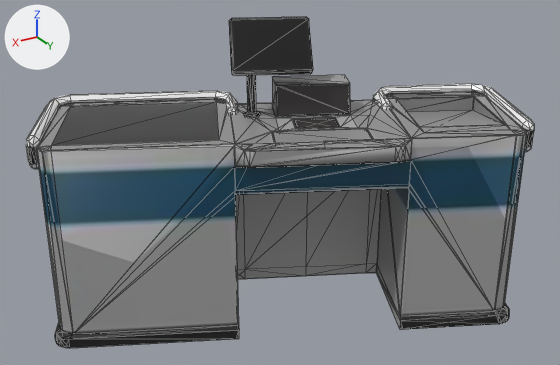
A saved change to the glTF model docs/city/models/objects/imp-cash-register.glb.
Camera for both pictures: a camera (50 mm lens) standing at (1.272, 2.102, 1.495) and looking at (0.018, 0.011, 0.449). The lights are fixed; the arrows at upper left show +X, +Y and +Z. The picture after the commit comes second. Mesh edges are drawn as thin lines on the coarser meshes. Where no turn or scale is listed for an object, it has been applied to the vertices.

Before the edit, the objects in view are built like this:
```python
me_body_skin_body_0 = bpy.data.meshes.new('body_skin_body_0')
me_body_skin_body_0.from_pydata(...)  # 367 vertices, 730 faces; spans x -0.8..0.79, y -0.56..0.53, z -0.34..0.34
me_body_skin_body_0.materials.append(mat_skin_body)  # picture img_image_1
me_body_skin_body_0_001 = bpy.data.meshes.new('body_skin_body_0.001')
me_body_skin_body_0_001.from_pydata(...)  # 127 vertices, 249 faces; spans x -0.79..0.79, y -0.55..0.53, z -0.34..0.34
me_body_skin_body_0_001.materials.append(mat_skin_body)  # picture img_image_1
me_pied_ecran_misc_tex_0 = bpy.data.meshes.new('pied_ecran_misc_tex_0')
me_pied_ecran_misc_tex_0.from_pydata(...)  # 648 vertices, 1228 faces; spans x -0.8..0.8, y -0.54..0.53, z -0.2..0.2
me_pied_ecran_misc_tex_0.materials.append(mat_misc_tex)  # picture img_image_0
ob_body_skin_body_0 = bpy.data.objects.new('body_skin_body_0', me_body_skin_body_0)
ob_body_skin_body_0.location = (0.015, 0.021, 0.34)
ob_body_skin_body_0_001 = bpy.data.objects.new('body_skin_body_0.001', me_body_skin_body_0_001)
ob_body_skin_body_0_001.location = (0.015, 0.022, 0.34)
ob_pied_ecran_misc_tex_0 = bpy.data.objects.new('pied_ecran_misc_tex_0', me_pied_ecran_misc_tex_0)
ob_pied_ecran_misc_tex_0.location = (-0.001, -0.011, 0.789)
# also in view: 'pied_ecran_misc_tex_0.001' at (-0.003, -0.018, 0.789); 'z_porte_caisse_no_norm_glass_0.001' at (-0.094, 0.079, 0.73)
```
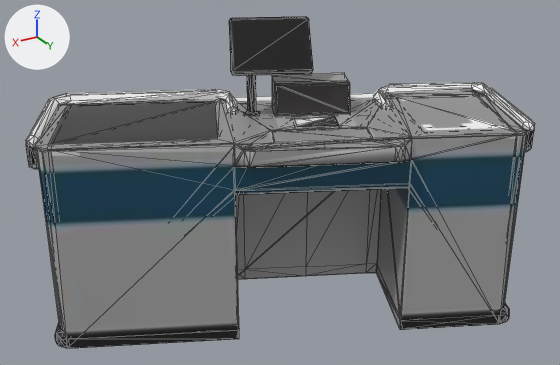
What differs and where, as boxes [x1, y1, x2, y2] in the pictures (560 x 365 px):
'body_skin_body_0.002', added
    after: [35, 90, 518, 348]
'pied_ecran_misc_tex_0.002', added
    after: [26, 53, 535, 167]
'z_porte_caisse_no_norm_glass_0.002', added
    after: [298, 82, 346, 127]
'body_skin_body_0.001', unchanged, covered by the edit
    before: [36, 92, 527, 348]
    after: [42, 92, 527, 344]
'body_skin_body_0', unchanged, covered by the edit
    both: [37, 92, 527, 348]

Edits to the bpy script that builds the scene:
```text
Add me_body_skin_body_0_002:
    me_body_skin_body_0_002.from_pydata(...)  # 42 vertices, 80 faces; spans x -0.79..0.76, y -0.55..0.54, z -0.34..0.34
    me_body_skin_body_0_002.materials.append(mat_skin_body)  # picture img_image_1
Add me_z_porte_caisse_no_norm_glass_0_002:
    me_z_porte_caisse_no_norm_glass_0_002.from_pydata([(-0.032, 0.093, -0.051), (-0.072, 0.008, -0.053), (0.048, -0.05, -0.053), (0.089, 0.036, -0.051), (-0.134, 0.002, -0.047), (-0.141, -0.012, 0.053), (0.08, -0.117, 0.052), (0.087, -0.103, -0.047)], [], [(0, 1, 2), (0, 2, 3), (1, 0, 3), (1, 3, 2), (4, 5, 6), (4, 6, 7)])
    me_z_porte_caisse_no_norm_glass_0_002.materials.append(mat_glass)  # dark grey #383434
Add me_pied_ecran_misc_tex_0_002:
    me_pied_ecran_misc_tex_0_002.from_pydata(...)  # 84 vertices, 134 faces; spans x -0.8..0.8, y -0.55..0.52, z -0.19..0.19
    me_pied_ecran_misc_tex_0_002.materials.append(mat_misc_tex)  # picture img_image_0
Add ob_body_skin_body_0_002:
    ob_body_skin_body_0_002 = bpy.data.objects.new('body_skin_body_0.002', me_body_skin_body_0_002)
    ob_body_skin_body_0_002.location = (0.022, 0.013, 0.343)
Add ob_z_porte_caisse_no_norm_glass_0_002:
    ob_z_porte_caisse_no_norm_glass_0_002 = bpy.data.objects.new('z_porte_caisse_no_norm_glass_0.002', me_z_porte_caisse_no_norm_glass_0_002)
    ob_z_porte_caisse_no_norm_glass_0_002.location = (-0.066, 0.091, 0.735)
Add ob_pied_ecran_misc_tex_0_002:
    ob_pied_ecran_misc_tex_0_002 = bpy.data.objects.new('pied_ecran_misc_tex_0.002', me_pied_ecran_misc_tex_0_002)
    ob_pied_ecran_misc_tex_0_002.location = (0.002, -0.009, 0.789)
```
